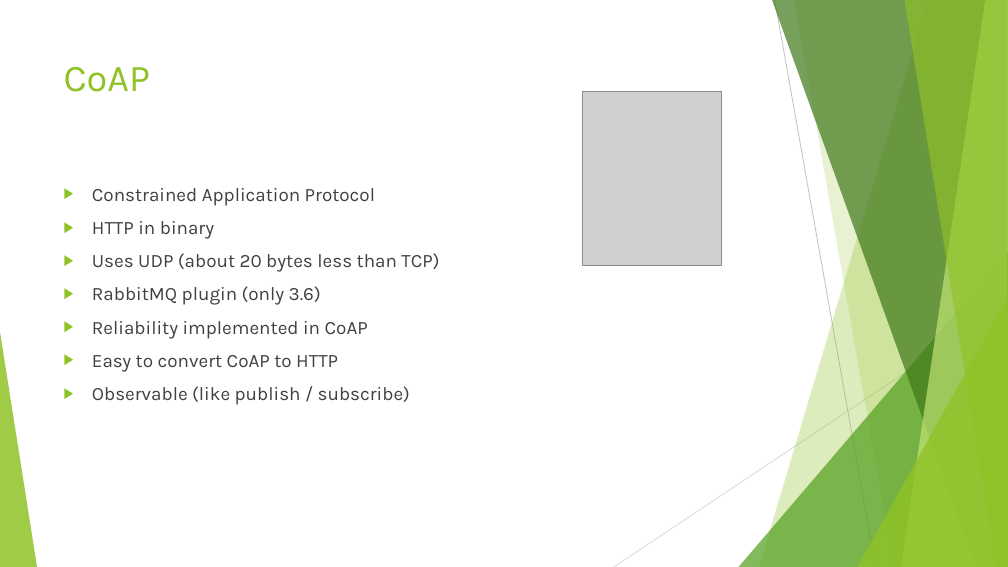
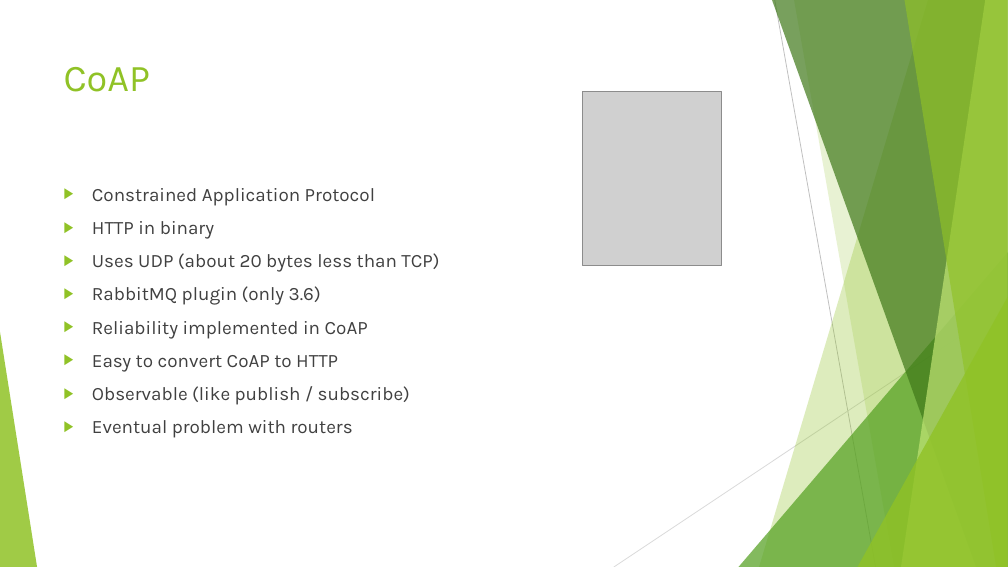
Before and after one commit to simonfink/ma, a slide deck: slide 6 of IoT_Protocols.pptx. Drawn at 1008x567 pixels with LibreOffice and Linux fonts; fonts in the diff are those of the drawing; grey boxes stand for pictures. Boxes give left, top, right and bottom in pixels: in the first picture for what was removed or moved away, otherwise in the second. Text is boxed around its words. In the diff, an @@ line names an element or a change of style, - is before the commit and + after.

```diff
--- a/IoT_Protocols.pptx
+++ b/IoT_Protocols.pptx
@@ text at (92,420,353,438): paragraph added @@
+▶ Eventual problem with routers
```
Also in this commit, not shown: 2 other slides changed, 3 slides added, 2 slides removed, 1 other file.
